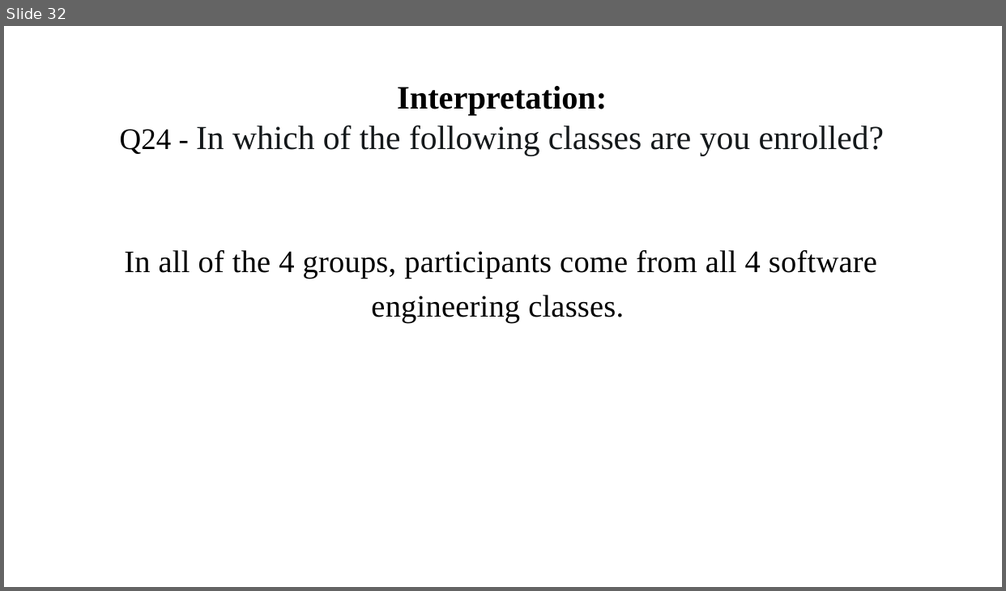
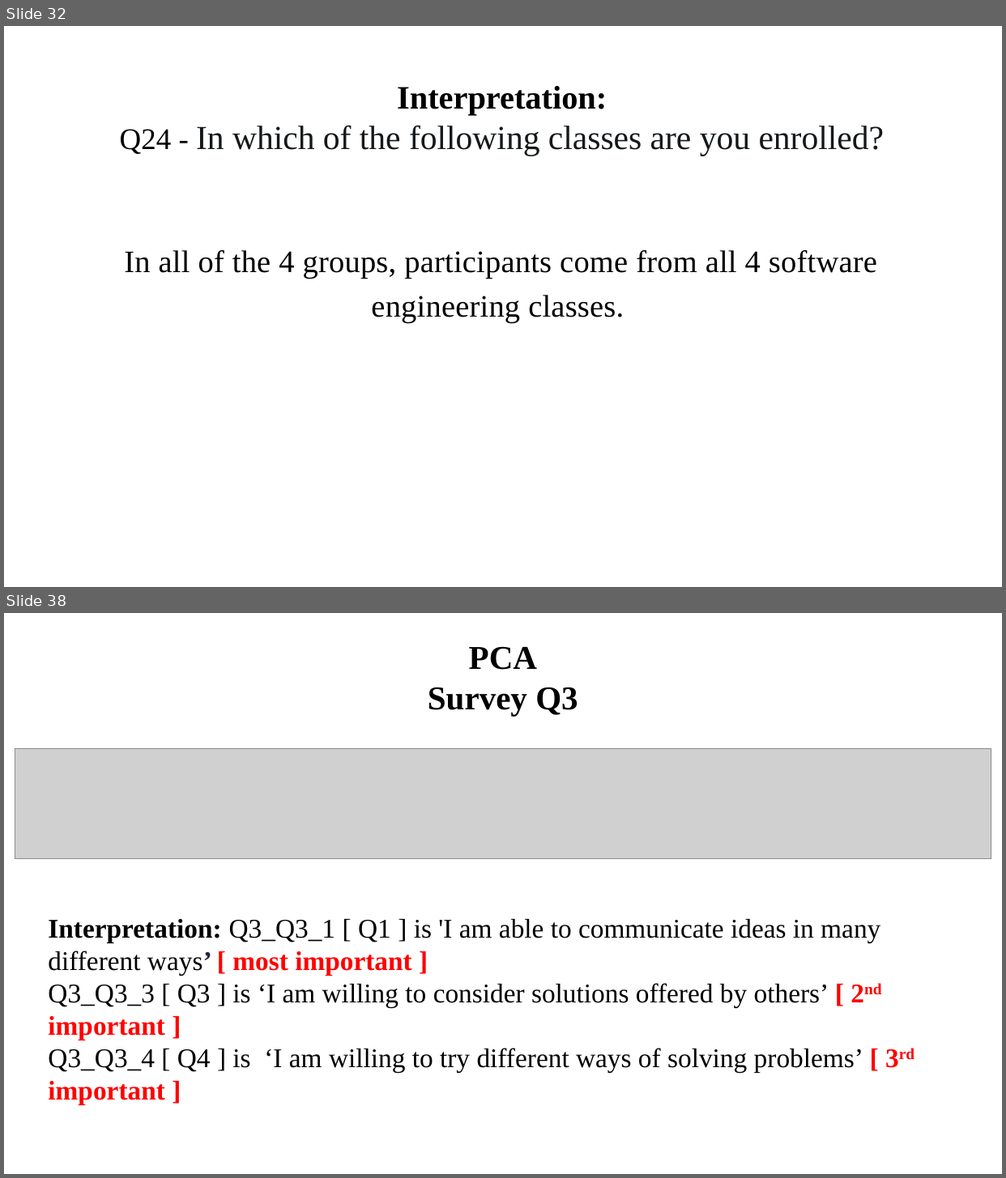
Before and after one commit to ironhacks/spring-2017-analysis, a slide deck: surveys/survey_analysis_and_pca_theory.pptx. Shown one above the other, each under a label of ours: slide 32 before the commit, slides 32 and 38 after it; the slides between them are not shown. The pictures are 1006x591 and 1006x1178 pixels, drawn with LibreOffice and Linux fonts; fonts in the diff are those of the drawing; grey boxes stand for pictures. Boxes give left, top, right and bottom in pixels: in the first picture for what was removed or moved away, otherwise in the second. Text is boxed around its words. In the diff, an @@ line names an element or a change of style, - is before the commit and + after.

Commit message:
pca survey question

```diff
--- a/surveys/survey_analysis_and_pca_theory.pptx
+++ b/surveys/survey_analysis_and_pca_theory.pptx
@@ slide 38 added at box(4, 613, 1002, 1174), background #FFFFFF @@
@@ title added at box(428, 646, 577, 716), 32 pt, text #000000, bold @@
+PCA
+Survey Q3
@@ picture added at box(15, 748, 991, 858) @@
@@ text added at box(48, 919, 880, 1105), 26 pt, text #000000 @@
+Interpretation: Q3_Q3_1 [ Q1 ] is 'I am able to communicate ideas in many different ways’ [ most important ]
+Q3_Q3_3 [ Q3 ] is ‘I am willing to consider solutions offered by others’ [ 2nd important ]
+Q3_Q3_4 [ Q4 ] is ‘I am willing to try different ways of solving problems’ [ 3rd important ]
```
Also in this commit, not shown: 4 slides changed, 7 other slides added, 4 other files.
